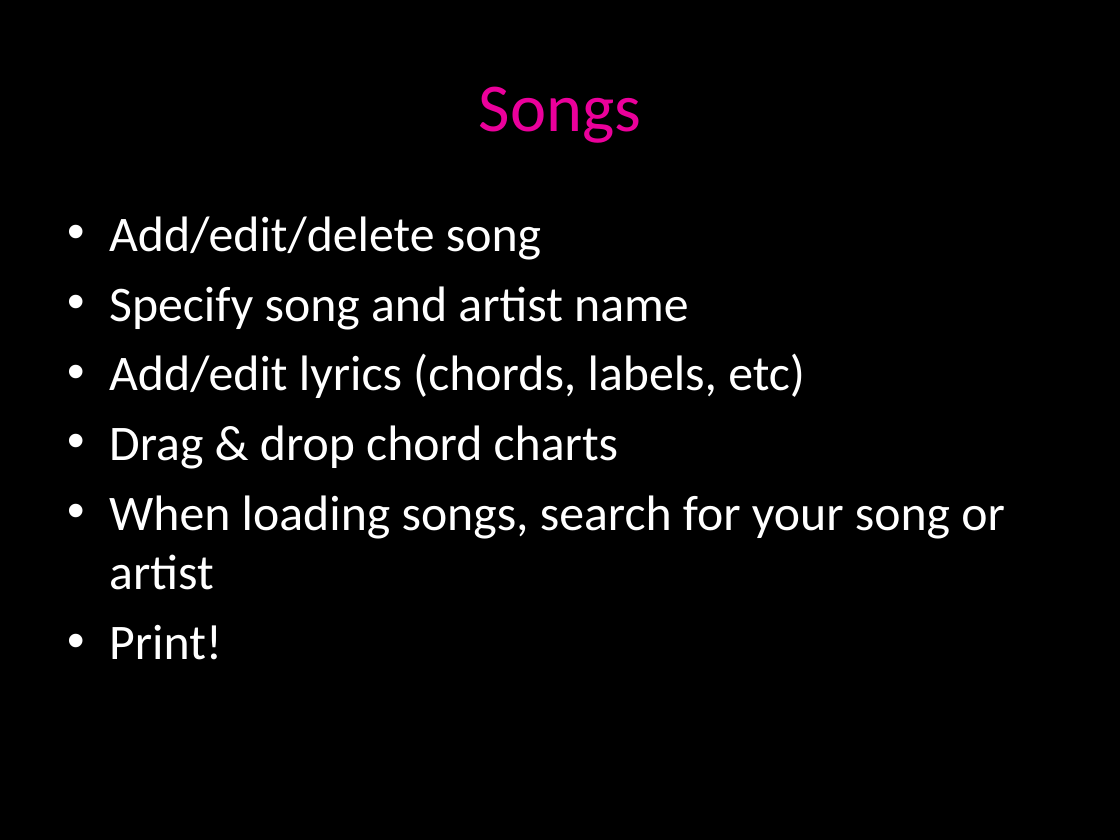
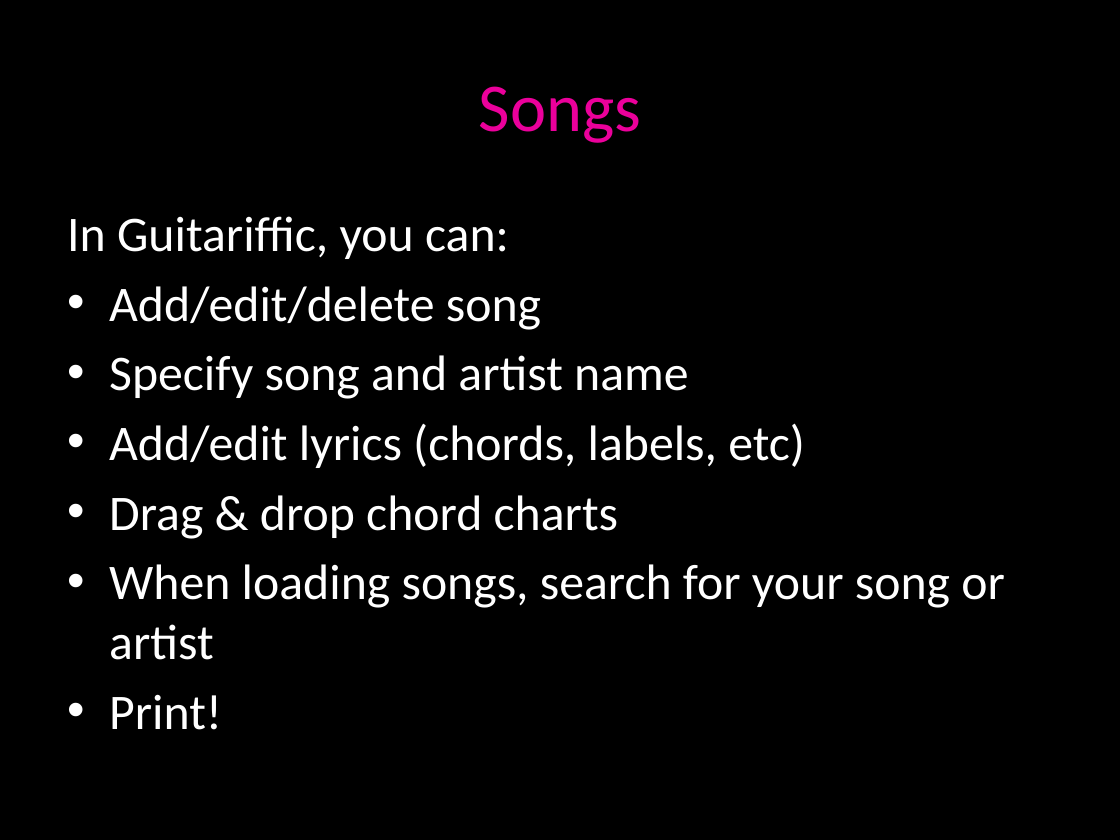
Before and after one commit to rkilarski/ryski-coding, a slide deck: slide 4 of cs701homework/WebContent/guitarifficweb/doc/guitariffic.pptx. Drawn at 1120x840 pixels with LibreOffice and Linux fonts; fonts in the diff are those of the drawing. Boxes give left, top, right and bottom in pixels: in the first picture for what was removed or moved away, otherwise in the second. Text is boxed around its words. In the diff, an @@ line names an element or a change of style, - is before the commit and + after.

```diff
--- a/cs701homework/WebContent/guitarifficweb/doc/guitariffic.pptx
+++ b/cs701homework/WebContent/guitarifficweb/doc/guitariffic.pptx
@@ text at <box>67,216,509,259</box>: paragraph added @@
+In Guitariffic, you can:
```
Also in this commit, not shown: 4 other slides changed, 1 other file.
